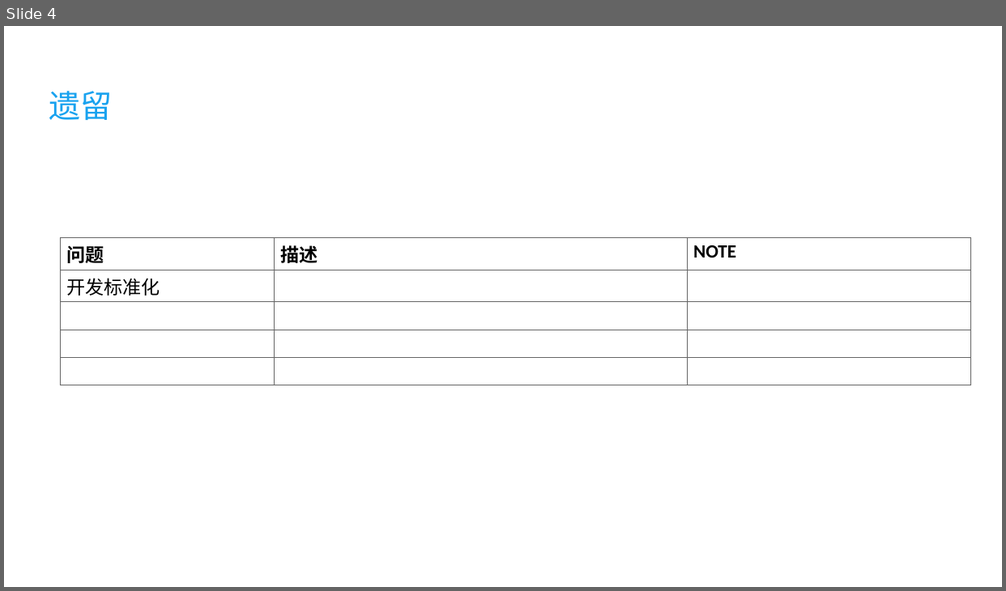
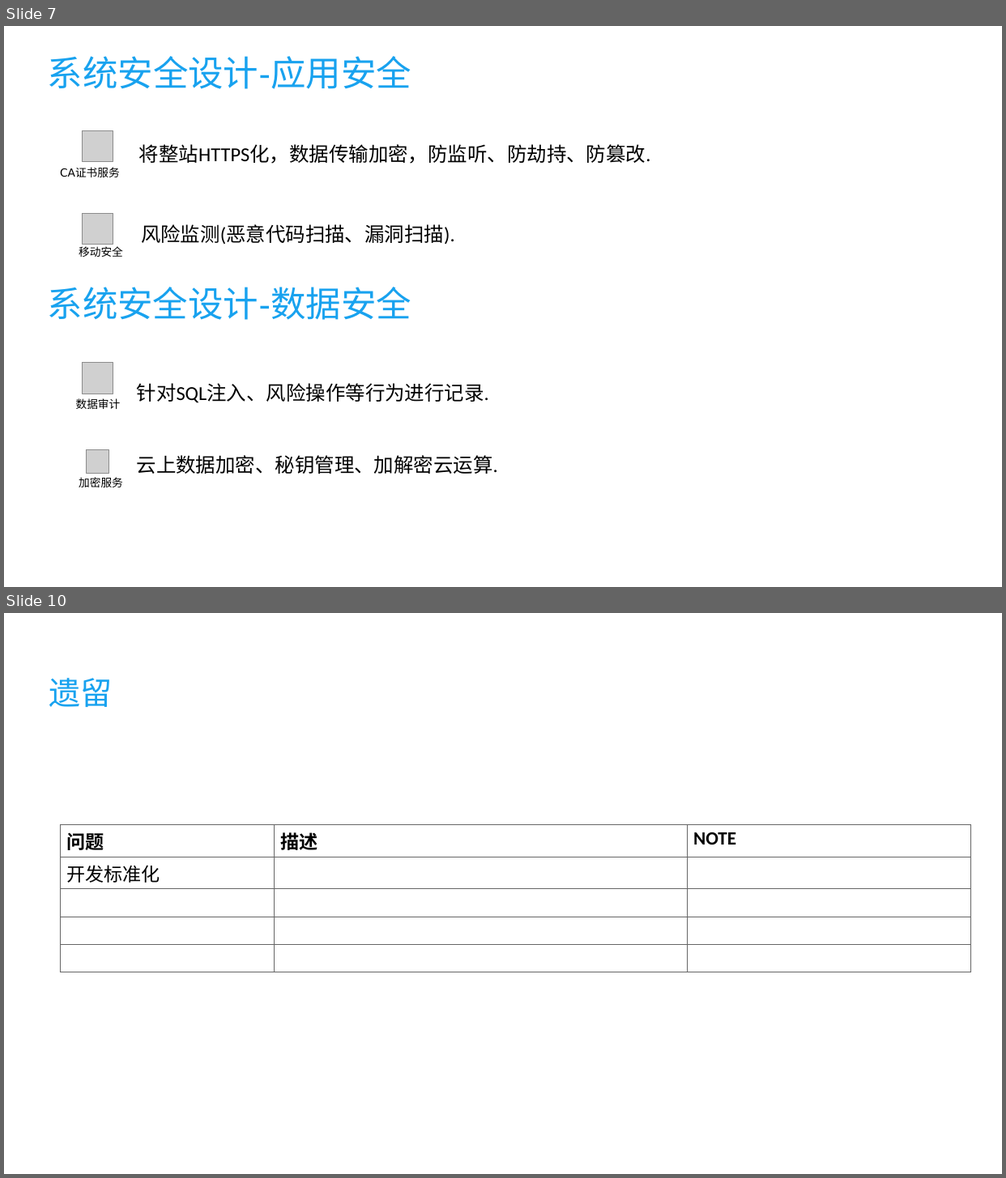
Before and after one commit to kuailewangzi1212/docs, a slide deck: 系统架构/ETCloud系统架构.pptx. Shown one above the other, each under a label of ours: slide 4 before the commit, slides 7 and 10 after it; the slides between them are not shown. The pictures are 1006x591 and 1006x1178 pixels, drawn with LibreOffice and Linux fonts; fonts in the diff are those of the drawing; grey boxes stand for pictures. Boxes give left, top, right and bottom in pixels: in the first picture for what was removed or moved away, otherwise in the second. Text is boxed around its words. In the diff, an @@ line names an element or a change of style, - is before the commit and + after.

```diff
--- a/系统架构/ETCloud系统架构.pptx
+++ b/系统架构/ETCloud系统架构.pptx
@@ slide 7 added at [4,26,1002,587], background #FFFFFF @@
@@ title added at [48,56,411,89], 32 pt, text #18A2EF @@
+系统安全设计-应用安全
@@ picture added at [82,130,113,161] @@
@@ text added at [139,144,651,164], 18 pt, text #000000 @@
+将整站HTTPS化，数据传输加密，防监听、防劫持、防篡改.
@@ text added at [60,167,120,177], 10.1 pt, text #000000 @@
+CA证书服务
@@ picture added at [83,214,113,245] @@
@@ text added at [141,224,455,245], 18 pt, text #000000 @@
+风险监测(恶意代码扫描、漏洞扫描).
@@ text added at [79,246,123,257], 10.1 pt, text #000000 @@
+移动安全
@@ text added at [48,287,411,320], 32 pt, text #18A2EF @@
+系统安全设计-数据安全
@@ picture added at [82,363,113,394] @@
@@ text added at [137,383,489,403], 18 pt, text #000000 @@
+针对SQL注入、风险操作等行为进行记录.
@@ text added at [76,399,121,409], 10.1 pt, text #000000 @@
+数据审计
@@ picture added at [86,450,108,473] @@
@@ text added at [137,455,498,474], 18 pt, text #000000 @@
+云上数据加密、秘钥管理、加解密云运算.
@@ text added at [79,477,123,488], 10.1 pt, text #000000 @@
+加密服务
@@ what was slide 4 is now slide 10 @@
```
Also in this commit, not shown: 5 other slides added, 3 other files.
